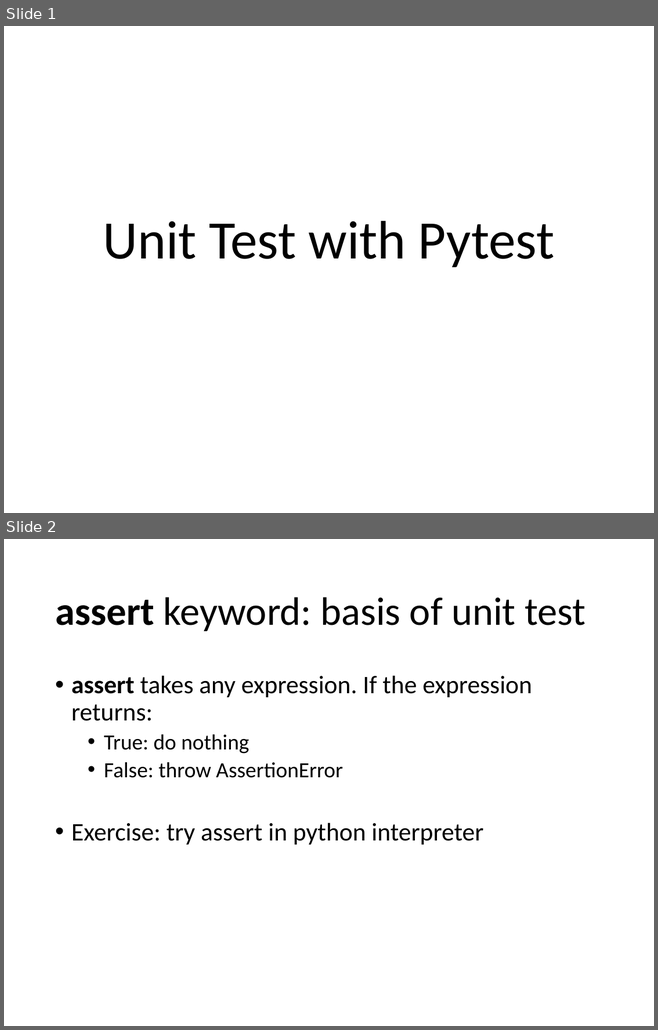
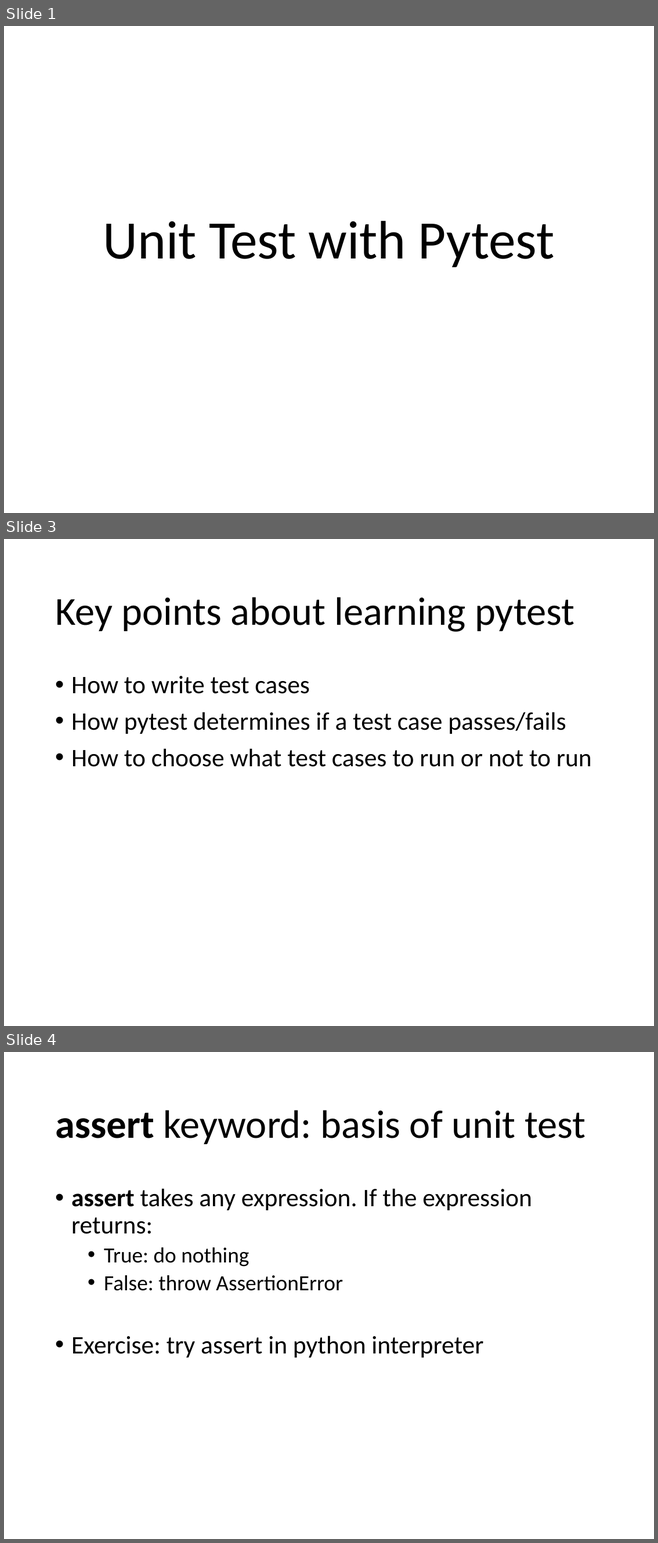
Before and after one commit to Chao-Jen/pytest_workshop, a slide deck: slides/Unit Test with Pytest.pptx. Shown one above the other, each under a label of ours: slides 1 and 2 before the commit, slides 1, 3 and 4 after it; the slides between them are not shown. The pictures are 658x1030 and 658x1543 pixels, drawn with LibreOffice and Linux fonts; fonts in the diff are those of the drawing. Boxes give left, top, right and bottom in pixels: in the first picture for what was removed or moved away, otherwise in the second. Text is boxed around its words. In the diff, an @@ line names an element or a change of style, - is before the commit and + after.

```diff
--- a/slides/Unit Test with Pytest.pptx
+++ b/slides/Unit Test with Pytest.pptx
@@ slide 3 added at (4,539,654,1026), background #FFFFFF @@
@@ title added at (55,597,574,632), 44 pt, text #000000 @@
+Key points about learning pytest
@@ text added at (71,676,592,767), 28 pt, text #000000 @@
+• How to write test cases
+• How pytest determines if a test case passes/fails
+• How to choose what test cases to run or not to run
@@ what was slide 2 is now slide 4 @@
```
Also in this commit, not shown: 1 slide changed, 4 other slides added.
